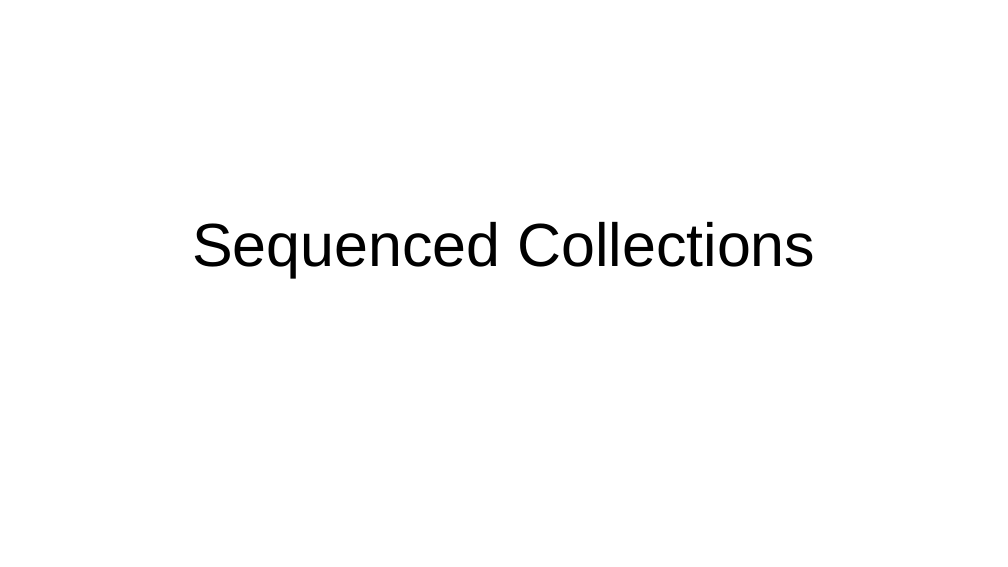
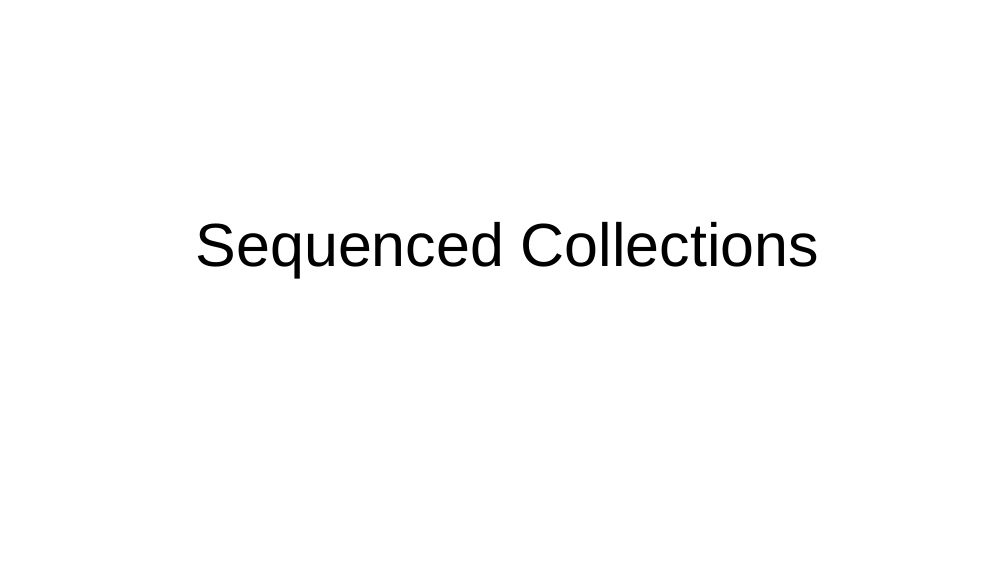
Before and after one commit to forax/java-21-demo, a slide deck: slide 26 of presentation/Java 21 met des paillettes dans ta vie - ChtiJug.odp. Drawn at 1008x567 pixels with LibreOffice and Linux fonts; fonts in the diff are those of the drawing. Boxes give left, top, right and bottom in pixels: in the first picture for what was removed or moved away, otherwise in the second. Text is boxed around its words. In the diff, an @@ line names an element or a change of style, - is before the commit and + after.

```diff
--- a/presentation/Java 21 met des paillettes dans ta vie - ChtiJug.odp
+++ b/presentation/Java 21 met des paillettes dans ta vie - ChtiJug.odp
@@ subtitle "Sequenced Collections" moved from (x1=192, y1=222, x2=815, y2=277) to (x1=196, y1=222, x2=819, y2=277) @@
```
Also in this commit, not shown: 1 other file.
